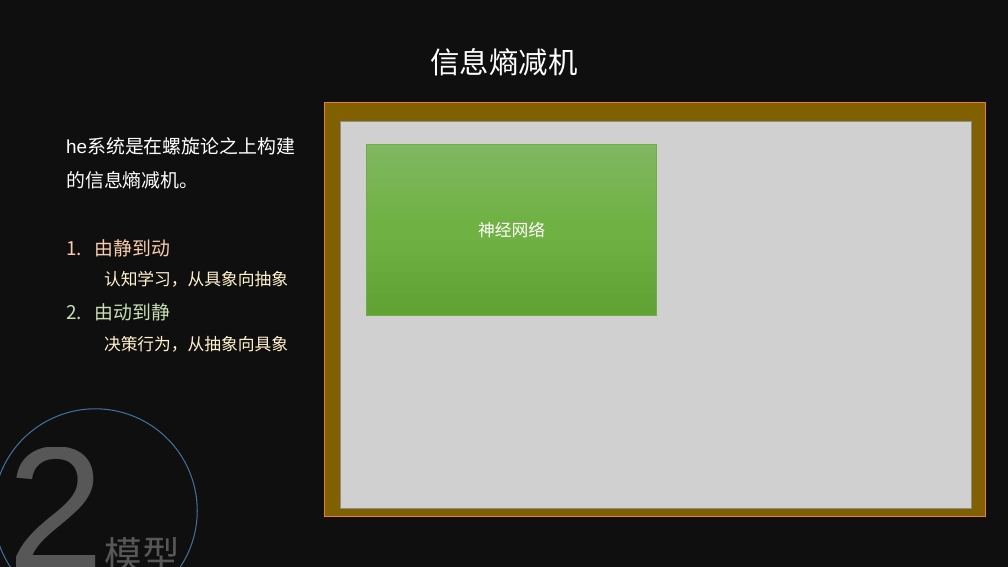
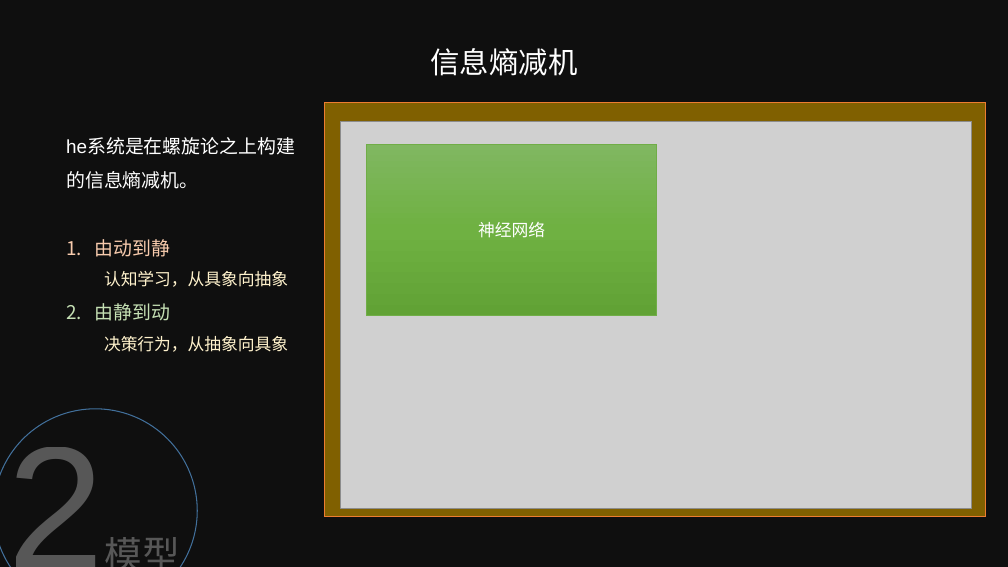
Before and after one commit to jiaxiaogang/HELIX_THEORY, a slide deck: slide 9 of Other/32_螺旋论与he系统简介.pptx. Drawn at 1008x567 pixels with LibreOffice and Linux fonts; fonts in the diff are those of the drawing; grey boxes stand for pictures; background and template pictures are left out; a plain dark background stands for a picture behind light text. Boxes give left, top, right and bottom in pixels: in the first picture for what was removed or moved away, otherwise in the second. Text is boxed around its words. In the diff, an @@ line names an element or a change of style, - is before the commit and + after.

```diff
--- a/Other/32_螺旋论与he系统简介.pptx
+++ b/Other/32_螺旋论与he系统简介.pptx
@@ text at (95, 239, 288, 287): paragraphs added @@
+1. 由动到静
+  认知学习，从具象向抽象
@@ text at (95, 271, 288, 321): paragraphs removed @@
-  认知学习，从具象向抽象
-2. 由动到静
@@ text at (95, 303, 171, 321): text colour #F8CBAD to #C5E0B4 in "由静到动" @@
```
Also in this commit, not shown: 12 other slides changed.
